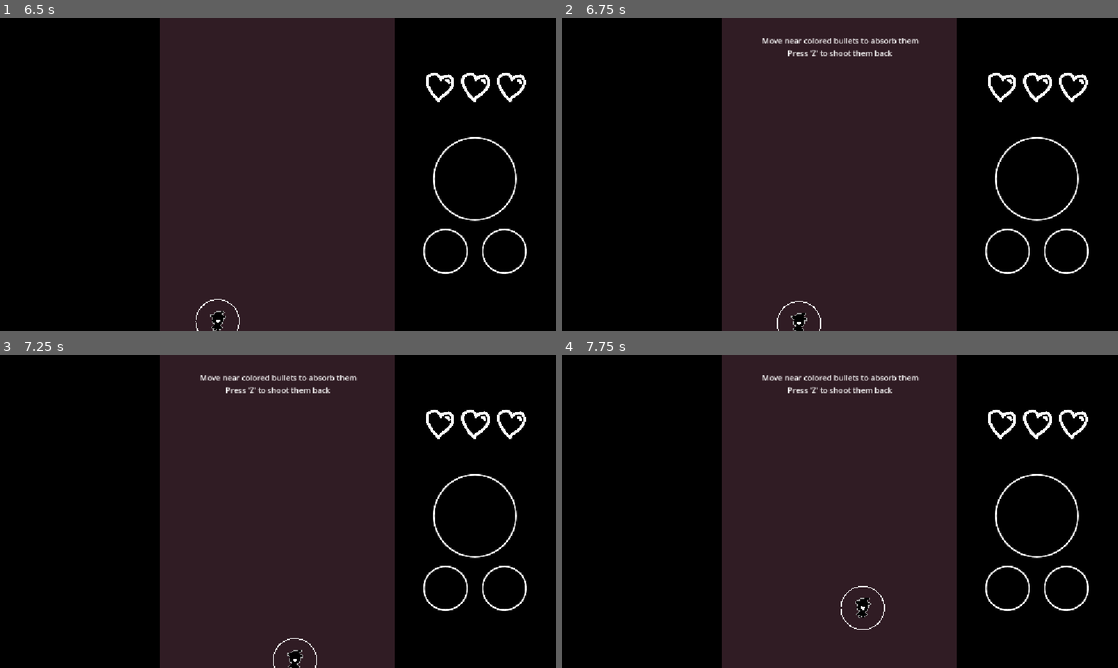
Above: before the commit, frames 1-4 (two rows, left to right).
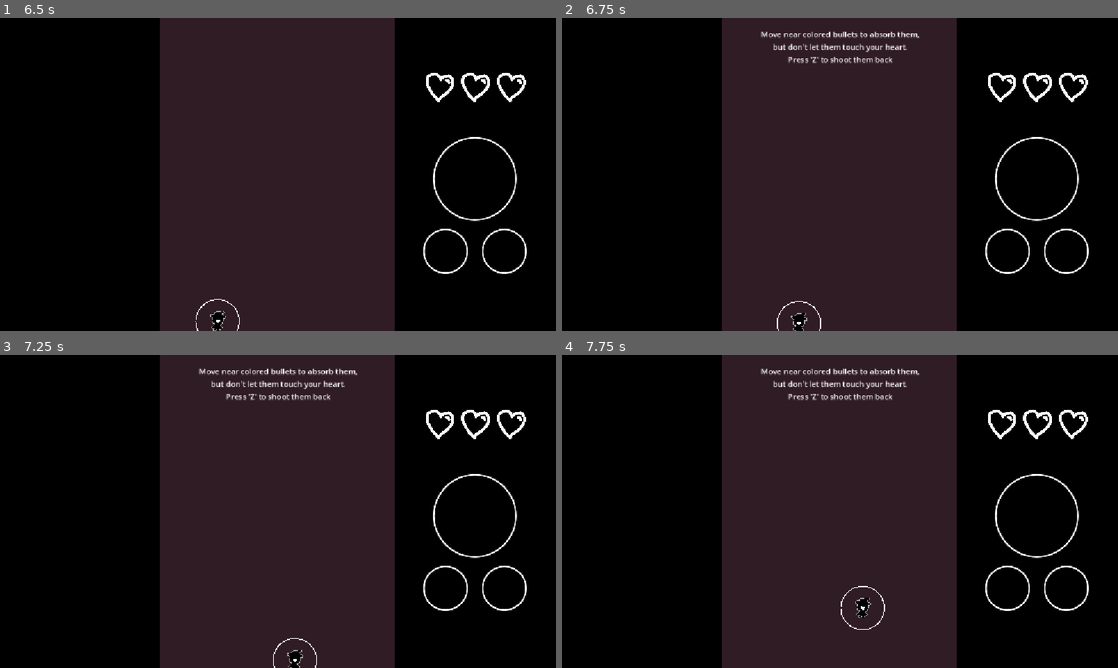
Above: after the commit, the same moments.

Repository: piksalchaos/bullet-hell
Game: Godot game, scene res://scenes/start_menu.tscn
Same seed, same stepped clock (60 frames per second), same inputs: the game is played once before the commit and once after it.
Inputs:
- Up to frame 1 (6.5 s): click "TUTORIAL" at 0.5 s; tap Enter at 1.25, 3.5 s; hold Right (right) 1.28-2.03 s; hold Z (shoot) 1.28-2.03 s; hold Down (down) 2.03-2.78 s; tap Shift (slow) at 2.1, 3.6, 5.1 s; tap Space at 2.75 s; hold Right (right) 2.78-3.53 s; hold Z (shoot) 2.78-3.53 s; hold Up (up) 3.53-4.28 s; hold Z (shoot) 4.28-5.03 s; hold Left (left) 4.28-5.78 s; hold Down (down) from 5.78 s (still down); hold Z (shoot) from 5.78 s (still down)
- Up to frame 2 (6.75 s): release Down (down) at 6.53 s; release Z (shoot) at 6.53 s; hold Right (right) from 6.53 s (still down); tap Shift (slow) at 6.6 s
- Up to frame 3 (7.25 s): keep holding Right (right)
- Up to frame 4 (7.75 s): tap Z (shoot) at 7.25 s; release Right (right) at 7.28 s; hold Up (up) from 7.28 s (still down); hold Z (shoot) from 7.28 s (still down)

Frame 1 is identical in both runs. In frame 2, 1.3% of the frame differs, in the area x 35-65%, y 4-15%; in frame 3, 1.3%; in frame 4, 1.3%.

Commit message:
added start screen music!

Diff:
--- a/project.godot
+++ b/project.godot
@@ -13,6 +13,9 @@
 config/name="Unnamed Bullet Hell"
 run/main_scene="uid://c8n3kh1ff5dg1"
 config/features=PackedStringArray("4.5", "GL Compatibility")
+boot_splash/bg_color=Color(0, 0, 0, 1)
+boot_splash/show_image=false
+boot_splash/use_filter=false
 config/icon="res://icon.svg"
 
 [autoload]
--- a/scenes/entities/player/player.tscn
+++ b/scenes/entities/player/player.tscn
@@ -7,7 +7,7 @@
 [ext_resource type="AudioStream" uid="uid://ga6ha2dr8o4q" path="res://assets/audio/shoot.wav" id="5_bjvvg"]
 
 [sub_resource type="CircleShape2D" id="CircleShape2D_u8vuu"]
-radius = 3.5
+radius = 3.0
 
 [sub_resource type="CircleShape2D" id="CircleShape2D_1ie0h"]
 radius = 45.0
--- a/scenes/levels/tutorial.tscn
+++ b/scenes/levels/tutorial.tscn
@@ -62,7 +62,8 @@
 offset_bottom = 84.0
 grow_horizontal = 2
 grow_vertical = 2
-text = "Move near colored bullets to absorb them
+text = "Move near colored bullets to absorb them,
+but don't let them touch your heart.
 Press 'Z' to shoot them back"
 horizontal_alignment = 1
 
@@ -113,6 +114,7 @@
 initial_color_id = 4
 
 [node name="TimerRound3" parent="Stage/RoundManager" instance=ExtResource("4_6yjpi")]
+visible = false
 wait_time = 4.0
 
 [node name="Label" type="Label" parent="Stage/RoundManager/TimerRound3"]
--- a/scenes/start_menu.tscn
+++ b/scenes/start_menu.tscn
@@ -1,7 +1,8 @@
-[gd_scene load_steps=3 format=3 uid="uid://c8n3kh1ff5dg1"]
+[gd_scene load_steps=4 format=3 uid="uid://c8n3kh1ff5dg1"]
 
 [ext_resource type="Script" uid="uid://b2unioa7d75e1" path="res://scenes/start_menu.gd" id="1_thu50"]
 [ext_resource type="Texture2D" uid="uid://cve3gyc726c37" path="res://assets/images/startmenuimageplaceholder.png" id="2_m7x51"]
+[ext_resource type="AudioStream" uid="uid://dc1tvgtya0sip" path="res://assets/audio/music/Fairytale Waltz.mp3" id="3_m7x51"]
 
 [node name="StartMenu" type="Control"]
 layout_mode = 3
@@ -54,5 +55,9 @@
 theme_override_font_sizes/font_size = 40
 text = "START GAME"
 
+[node name="AudioStreamPlayer" type="AudioStreamPlayer" parent="."]
+stream = ExtResource("3_m7x51")
+autoplay = true
+
 [connection signal="pressed" from="Buttons/TutorialButton" to="." method="_on_tutorial_button_pressed"]
 [connection signal="pressed" from="Buttons/StartButton" to="." method="_on_start_button_pressed"]
Not shown, added: assets/audio/music/Fairytale Waltz.mp3.import
Not shown, added: assets/audio/music/Mystic Force.mp3.import
Not shown, added: assets/audio/music/Fairytale Waltz.mp3
Not shown, added: assets/audio/music/Mystic Force.mp3
Not shown, removed: assets/images/bullets/.dummy_bullet.kra-autosave.kra
Not shown, changed: assets/images/bullets/dummy_bullet.kra
Not shown, added: assets/images/bullets/dummy_bullet.kra~
